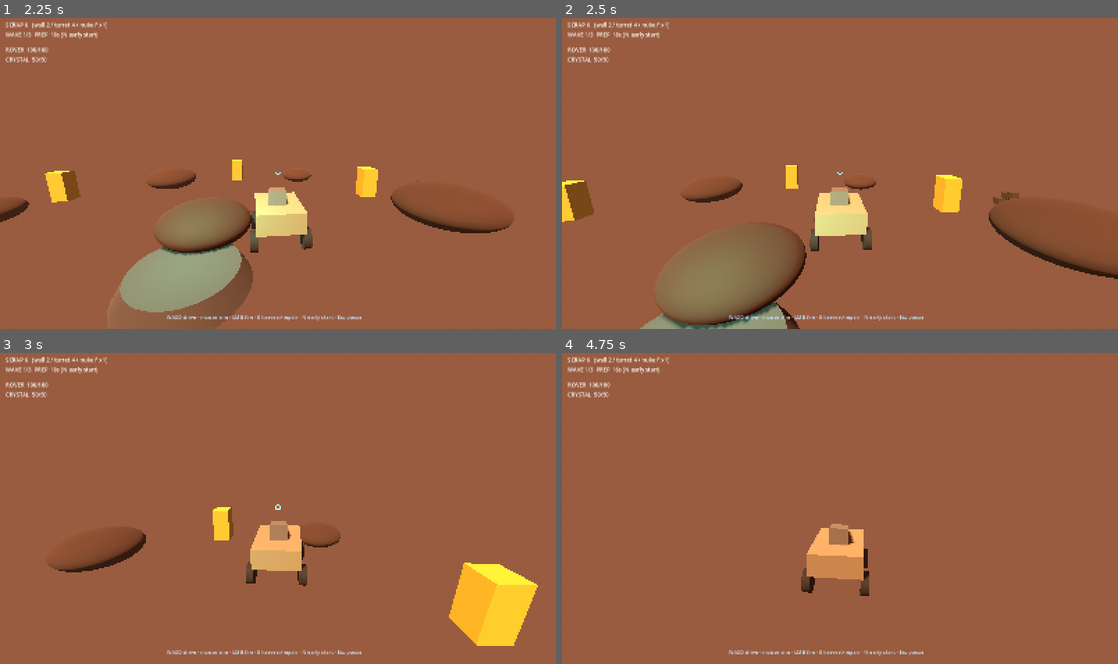
Above: before the commit, frames 1-4 (two rows, left to right).
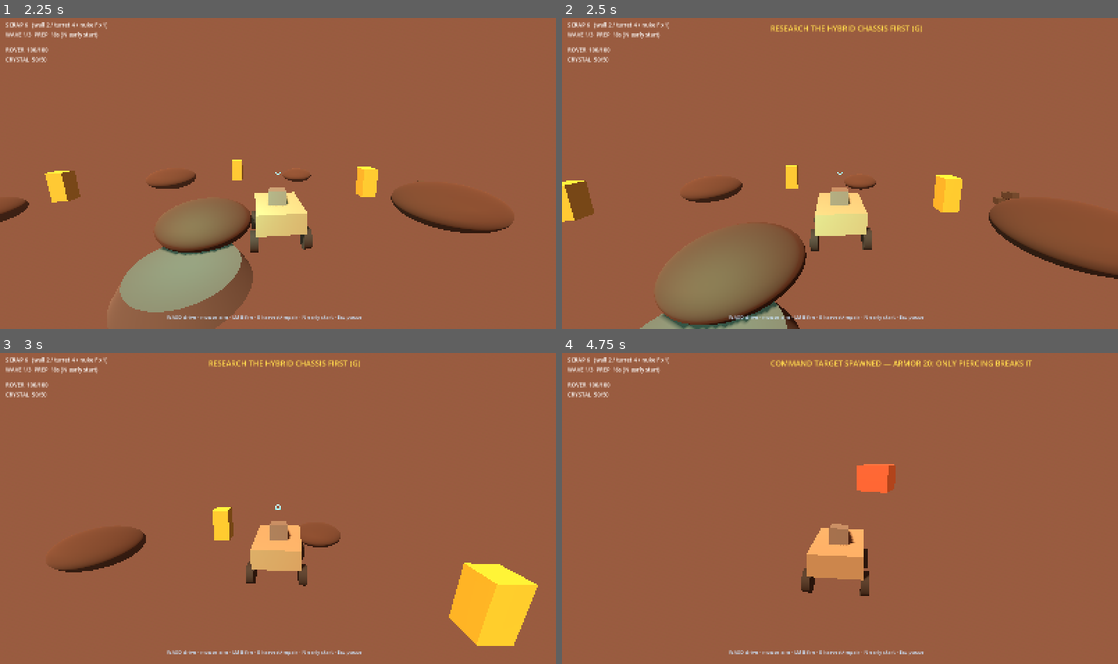
Above: after the commit, the same moments.

Repository: Sumane/chronolith-game
Game: Godot game, scene res://scenes/v1/entry.tscn
The game is run twice, just before and just after one commit, with the same random seed, the same clock (stepped at 60 frames per second) and the same inputs. This scene is started directly instead of the project's main scene.
Inputs (mouse positions are in pixels of both pictures, inside the frame that each line leads up to):
- Up to frame 1 (2.25 s): tap Enter at 0.5 s; move the mouse to (305, 170) at 0.52 s; hold Space (fire) 0.53-1.28 s; hold W (move_up) from 0.53 s (still down); click (305, 170) at 0.67 s; tap E (interact) at 0.8, 1.35 s; move the mouse to (250, 173) at 1.27 s; tap Shift (ram) at 1.55 s; move the mouse to (289, 167) at 2.02 s; hold Shift (ram) from 2.03 s (still down)
- Up to frame 2 (2.5 s): keep holding W (move_up); keep holding Shift (ram); tap T (mech_transform, bound only after the commit) at 2.3 s
- Up to frame 3 (3 s): keep holding W (move_up); move the mouse to (272, 511) at 2.77 s; release Shift (ram) at 2.78 s; tap T (mech_transform, bound only after the commit) at 2.85 s; click (272, 511) at 2.92 s
- Up to frame 4 (4.75 s): keep holding W (move_up); tap 5 at 3.05, 3.6 s; move the mouse to (878, 511) at 3.52 s; tap 6 at 3.8, 4.35 s; tap B (debug_golem, bound only after the commit) at 4.15 s; move the mouse to (795, 505) at 4.27 s; tap 7 at 4.55 s

Frame 1 is identical in both runs. In frame 2, 0.3% of the frame differs, in the area x 37-65%, y 2-5%; in frame 3, 0.3%; in frame 4, 1.2%, in the area x 37-85%, y 2-46%.

Commit message:
M5: mech research/build/transform + Golem command target
- MechData: 250hp/armor3/speed6.5/gun 40 pierce/cam 5.0 (T key, 8 scrap)
- Golem: 300hp armor20 (flat blocked, pierce bypasses), advances on
  crystal, attacks buildings, rover melee via parent fallback (B key)
- research tree: 7th node mech (3 engrams, req r2); keys 1-9 in UI
- probe m5: 13/13 (payoff + both routes + body reset/knowledge persist)
- progression: MECH mirror const; gate searches all attempts (mech
  persists across attempts); 10/10

Diff:
--- /dev/null
+++ b/combat/golem.gd
@@ -0,0 +1,105 @@
+class_name Golem
+extends CharacterBody3D
+## M5 command target: a siege tank that always advances on the crystal,
+## whatever else is on the field. 300 hp, armor 20 (flat — only piercing
+## damage gets through: the mech gun). Rover rams (30 pierce) chip 10 each
+## but the rover cannot survive the exchange; base enemies keep attacking
+## while the mech fights it (it ignores the rover unless they cross paths).
+
+const HP := 300
+const ARMOR := 20
+const SPEED := 1.2
+const CRYSHP_RANGE := 2.8
+const MELEE_RANGE := 2.8
+const ROVER_RANGE := 2.2
+const MELEE := 40
+const MELEE_CD := 1.5
+
+var hp := HP
+var goal: Node3D = null
+var _rover: Node3D = null
+var _cd := 0.0
+var _dead := false
+
+signal died(golem: Golem)
+signal golem_event(g: Golem, kind: String)  # blocked | counter
+
+func _ready() -> void:
+	add_to_group("enemy")
+	add_to_group("damageable")
+	var col := CollisionShape3D.new()
+	var cap := CapsuleShape3D.new()
+	cap.radius = 1.0
+	cap.height = 2.6
+	col.shape = cap
+	col.position = Vector3(0, 1.1, 0)
+	add_child(col)
+	# Visual: replaceable blockout (docs/asset-conventions.md)
+	var vis := Node3D.new()
+	vis.name = "Visual"
+	var body := BoxMesh.new()
+	body.size = Vector3(2.2, 1.8, 2.4)
+	var mi := MeshInstance3D.new()
+	mi.mesh = body
+	var m := StandardMaterial3D.new()
+	m.albedo_color = Color(0.45, 0.16, 0.14)
+	m.roughness = 0.7
+	m.emission_enabled = true
+	m.emission = Color(1.0, 0.35, 0.1)
+	m.emission_energy_multiplier = 0.7
+	mi.material_override = m
+	mi.position = Vector3(0, 1.3, 0)
+	vis.add_child(mi)
+	add_child(vis)
+
+func _physics_process(delta: float) -> void:
+	if _dead:
+		return
+	_cd = maxf(0.0, _cd - delta)
+	var p := global_position
+	if goal != null and is_instance_valid(goal):
+		var d := (goal.global_position + Vector3(0, 0.6, 0)) - p
+		d.y = 0.0
+		if d.length() > CRYSHP_RANGE:
+			velocity = d.normalized() * SPEED
+			look_at(p + d.normalized(), Vector3.UP)
+		elif _cd <= 0.0:
+			goal.call("damage", MELEE)
+			_cd = MELEE_CD
+			golem_event.emit(self, "hit")
+		else:
+			velocity = Vector3.ZERO
+	else:
+		velocity = Vector3.ZERO
+	# buildings in the way
+	for b in get_tree().get_nodes_in_group("building"):
+		if b is BuildingBase and is_instance_valid(b) \
+				and global_position.distance_to(b.global_position) < MELEE_RANGE and _cd <= 0.0:
+			b.call("damage", MELEE)
+			_cd = MELEE_CD
+	# the rover, if it gets close (the Rover body has no damage(); its parent
+	# rig owns hp — same gap the grunt's has_method guard hides)
+	if _rover != null and is_instance_valid(_rover) \
+			and global_position.distance_to(_rover.global_position) < ROVER_RANGE and _cd <= 0.0:
+		var t: Node = _rover
+		if not t.has_method("damage") and t.get_parent() != null:
+			t = t.get_parent()
+		if t.has_method("damage"):
+			t.call("damage", MELEE)
+			_cd = MELEE_CD
+	move_and_slide()
+
+func damage(n: int, piercing: bool = false) -> void:
+	if _dead:
+		return
+	if not piercing:
+		var left := maxi(0, n - ARMOR)
+		if left == 0:
+			golem_event.emit(self, "blocked")
+			return
+		n = left
+	hp = maxi(0, hp - n)
+	if hp <= 0:
+		_dead = true
+		died.emit(self)
+		queue_free()
--- a/docs/progression-traces.json
+++ b/docs/progression-traces.json
@@ -505,7 +505,7 @@
 			"threshold_at_block": 45
 		}
 	],
-	"catalog_total_cost": 9,
+	"catalog_total_cost": 12,
 	"earliest_win_by_nukes": {
 		"0": 5,
 		"1": 5,
@@ -603,20 +603,15 @@
 		{
 			"attempt": 3,
 			"result": {
-				"balance_end": 12,
+				"balance_end": 15,
 				"blocked_wave": 14,
 				"cleared": 13,
 				"earned_end": 27,
 				"mech_built": true,
 				"nukes_used": {},
-				"purchases": [
-					{
-						"id": "mech",
-						"wave_after": 1
-					}
-				],
+				"purchases": [],
 				"scrap_end": 76,
-				"spent_end": 15,
+				"spent_end": 12,
 				"won": false
 			},
 			"start_earned": 14
@@ -624,20 +619,15 @@
 		{
 			"attempt": 4,
 			"result": {
-				"balance_end": 26,
+				"balance_end": 32,
 				"blocked_wave": 18,
 				"cleared": 17,
 				"earned_end": 44,
 				"mech_built": true,
 				"nukes_used": {},
-				"purchases": [
-					{
-						"id": "mech",
-						"wave_after": 0
-					}
-				],
+				"purchases": [],
 				"scrap_end": 100,
-				"spent_end": 18,
+				"spent_end": 12,
 				"won": false
 			},
 			"start_earned": 27
@@ -645,20 +635,15 @@
 		{
 			"attempt": 5,
 			"result": {
-				"balance_end": 43,
+				"balance_end": 52,
 				"blocked_wave": -1,
 				"cleared": 20,
 				"earned_end": 64,
 				"mech_built": true,
 				"nukes_used": {},
-				"purchases": [
-					{
-						"id": "mech",
-						"wave_after": 0
-					}
-				],
+				"purchases": [],
 				"scrap_end": 118,
-				"spent_end": 21,
+				"spent_end": 12,
 				"won": true
 			},
 			"start_earned": 44
--- a/knowledge/research_tree.gd
+++ b/knowledge/research_tree.gd
@@ -28,6 +28,10 @@
 		"name": "Ion Coils", "line": "ROVER", "cost": 2, "req": ["r1"],
 		"effect": {"rover_speed": 1.5}, "desc": "Rover speed +1.5 m/s",
 	},
+	"mech": {
+		"name": "Hybrid Chassis", "line": "MECH", "cost": 3, "req": ["r2"],
+		"effect": {"mech_unlock": 1}, "desc": "Unlocks the Hybrid Mech (T: build, 8 scrap)",
+	},
 }
 
-const ORDER := ["t1", "t2", "f1", "f2", "r1", "r2"]
+const ORDER := ["t1", "t2", "f1", "f2", "r1", "r2", "mech"]
--- /dev/null
+++ b/mechanic/mech_data.gd
@@ -0,0 +1,12 @@
+class_name MechData
+extends RefCounted
+## M5: shared Hybrid Mech parameters (game + progression model mirror).
+## Blockout stats — the real tuning pass is the M5 scenario playtest.
+
+const BUILD_COST := 8   # scrap consumed to construct (shared with model)
+const MAX_HP := 250
+const SPEED := 6.5      # slower than the rover, more presence
+const ARMOR := 3        # flat mitigation on all hits
+const GUN_DMG := 40     # heavy round, piercing (bypasses armor)
+const GUN_CD := 0.5
+const CAM_DIST := 5.0   # closer, tighter third-person framing
--- a/player/player_rig.gd
+++ b/player/player_rig.gd
@@ -7,7 +7,7 @@
 ## Gamepad: left stick move, right stick camera, A fire, Start pause.
 
 var speed := 9.0
-const CAM_DIST := 6.5
+var _cam_dist := 6.5
 const CAM_MIN := 1.4
 const FIRE_CD := 0.25
 
@@ -39,6 +39,11 @@
 var _dbg_interact := 0.0
 var _channel := 0.0
 var _channel_target: Node = null
+# M5 mech state
+var mech_mode := false
+var _body_mi: MeshInstance3D
+var _mech_mi: MeshInstance3D
+signal mech_changed(active: bool)
 
 signal hp_changed(hp: int)
 signal harvest_done(deposit: Node)
@@ -77,7 +82,7 @@
 	if _dbg_interact > 0.0:
 		_dbg_interact -= delta
 	if _fire_pressed() and can_fire and _fire_cd <= 0.0 and _aim_valid:
-		_fire_cd = FIRE_CD
+		_fire_cd = MechData.GUN_CD if mech_mode else FIRE_CD
 		fired.emit(_muzzle.global_position, _aim_pos)
 
 func _read_move_input() -> Vector2:
@@ -123,7 +128,7 @@
 func _update_camera(delta: float) -> void:
 	var target := _rover.global_position + Vector3(0, 1.3, 0)
 	var to_cam := Vector3(sin(_yaw), 0.0, cos(_yaw)) * cos(_pitch)
-	var desired := target + (to_cam * CAM_DIST) + Vector3(0, sin(_pitch), 0) * CAM_DIST
+	var desired := target + (to_cam * _cam_dist) + Vector3(0, sin(_pitch), 0) * _cam_dist
 	var space := get_world_3d().direct_space_state
 	var q := PhysicsRayQueryParameters3D.create(target, desired, -1, [_rover.get_rid()])
 	var hit: Dictionary = space.intersect_ray(q)
@@ -168,6 +173,8 @@
 func damage(n: int) -> void:
 	if hp <= 0:
 		return
+	if mech_mode:
+		n = maxi(0, n - MechData.ARMOR)
 	hp = maxi(0, hp - n)
 	hp_changed.emit(hp)
 
@@ -207,6 +214,41 @@
 	hp = max_hp
 	speed += float(efs.get("rover_speed", 0.0))
 
+# ------------------------------------------------------------- M5 mech ------
+
+func cam_dist() -> float:
+	return _cam_dist
+
+func transform_to_mech() -> void:
+	if mech_mode:
+		return
+	mech_mode = true
+	max_hp = MechData.MAX_HP
+	hp = max_hp
+	speed = MechData.SPEED
+	_cam_dist = MechData.CAM_DIST
+	if _body_mi != null:
+		_body_mi.visible = false
+	if _mech_mi != null:
+		_mech_mi.visible = true
+	mech_changed.emit(true)
+
+## GDD reset rule: the mech body resets to the starter rover on a new attempt;
+## blueprint knowledge remains. apply_research() then re-applies rover stats.
+func demolish_mech() -> void:
+	if not mech_mode:
+		return
+	mech_mode = false
+	max_hp = 100
+	hp = 100
+	speed = 9.0
+	_cam_dist = 6.5
+	if _body_mi != null:
+		_body_mi.visible = true
+	if _mech_mi != null:
+		_mech_mi.visible = false
+	mech_changed.emit(false)
+
 func aim_point() -> Vector3:
 	return _aim_pos
 
@@ -290,7 +332,18 @@
 	body_mi.mesh = body_mesh
 	body_mi.material_override = _mat(Color(0.72, 0.62, 0.45))
 	body_mi.position = Vector3(0, 0.35, 0)
+	_body_mi = body_mi
 	_chassis.add_child(body_mi)
+	# M5 mech blockout (hidden until transform): bigger, emissive core
+	var mech_mesh := BoxMesh.new()
+	mech_mesh.size = Vector3(2.4, 1.4, 2.8)
+	var mech_mi := MeshInstance3D.new()
+	mech_mi.mesh = mech_mesh
+	mech_mi.material_override = _mat(Color(0.35, 0.45, 0.5), Color(0.3, 0.9, 1.0), 0.6)
+	mech_mi.position = Vector3(0, 0.55, 0)
+	mech_mi.visible = false
+	_mech_mi = mech_mi
+	_chassis.add_child(mech_mi)
 	_turret = Node3D.new()
 	_turret.name = "Turret"
 	_turret.position = Vector3(0, 0.85, -0.2)
--- a/scenes/v1/entry.gd
+++ b/scenes/v1/entry.gd
@@ -137,6 +137,10 @@
 			_set_banner("RAM! (-%d rover hp)" % PlayerRig.RAM_COST)
 	elif event.is_action_pressed("nuke"):
 		_fire_nuke()
+	elif event.is_action_pressed("mech_transform"):
+		_try_transform_mech()
+	elif event.is_action_pressed("debug_golem"):
+		_spawn_golem()
 	elif event.is_action_pressed("restart_attempt"):
 		get_tree().reload_current_scene()
 	elif event is InputEventMouseButton and event.pressed and event.button_index == MOUSE_BUTTON_LEFT and build.active:
@@ -162,6 +166,8 @@
 	_add_key("research_toggle", KEY_G)
 	_add_key("ram", KEY_SHIFT)
 	_add_key("nuke", KEY_F)
+	_add_key("mech_transform", KEY_T)
+	_add_key("debug_golem", KEY_B)
 
 func _add_key(action: String, keycode: Key) -> void:
 	if InputMap.has_action(action):
@@ -174,7 +180,10 @@
 # ------------------------------------------------------------- callbacks -----
 
 func _on_fired(from: Vector3, to: Vector3) -> void:
-	combat.fire(from, to, [rig.rover_rid()])
+	if rig.mech_mode:
+		combat.fire(from, to, [rig.rover_rid()], MechData.GUN_DMG, true)
+	else:
+		combat.fire(from, to, [rig.rover_rid()])
 
 func _on_rover_hp(hp: int) -> void:
 	_refresh_hud()
@@ -287,6 +296,42 @@
 
 func debug_nuke() -> void:
 	_fire_nuke()
+
+func _try_transform_mech() -> void:
+	if rig.mech_mode:
+		_set_banner("ALREADY IN THE MECH")
+		return
+	if not knowledge.researched.has("mech"):
+		_set_banner("RESEARCH THE HYBRID CHASSIS FIRST (G)")
+		return
+	if cargo < MechData.BUILD_COST:
+		_set_banner("MECH NEEDS %d SCRAP (HAVE %d)" % [MechData.BUILD_COST, cargo])
+		return
+	spend(MechData.BUILD_COST)
+	rig.transform_to_mech()
+	_set_banner("HYBRID MECH ONLINE — HEAVY PIERCING GUN (T: no de-transform in M5)")
+	_refresh_hud()
+
+func _spawn_golem() -> void:
+	if not flow.running:
+		return
+	var rover = rig.get_node("Rover")
+	var g: Golem = load("res://combat/golem.gd").new()
+	var p: Vector3 = rover.global_position + Vector3(0, 0.5, -10.0)
+	if arena != null and arena.has_method("height_at"):
+		p.y = arena.height_at(p.x, p.z) + 0.5
+	g.position = p
+	g.goal = arena.crystal
+	g._rover = rover
+	g.golem_event.connect(_on_golem_event)
+	arena.get_parent().add_child(g)
+	_set_banner("COMMAND TARGET SPAWNED — ARMOR 20: ONLY PIERCING BREAKS IT")
+
+func _on_golem_event(_g: Golem, kind: String) -> void:
+	if kind == "blocked":
+		_set_banner("GOLEM ARMOR BLOCKED THE HIT (PIERCE OR RAM)")
+	elif kind == "counter":
+		_set_banner("GOLEM TOOK PIERCING DAMAGE")
 
 func _on_warden_event(_w: Warden, kind: String) -> void:
 	var now := float(Time.get_ticks_msec())
@@ -349,7 +394,7 @@
 		state = "ENDED"
 		info = flow.last_result
 	hud.set_wave(state, director.wave, WaveDirector.WAVE_SIZES.size(), info)
-	hud.set_rover(rig.hp, rig.max_hp)
+	hud.set_rover(rig.hp, rig.max_hp, "MECH" if rig.mech_mode else "ROVER")
 	hud.set_crystal(arena.crystal.integrity, arena.crystal.max_integrity)
 	if build.active:
 		hud.set_hint("1 WALL  2 TURRET  LMB PLACE  X/Esc CANCEL  E HARVEST/REPAIR")
--- /dev/null
+++ b/tests/v1/m5_probe.gd
@@ -0,0 +1,240 @@
+extends Node
+## M5 probe: mech research -> build -> transform; the Golem command target
+## requires the mech (flat shots blocked, rams chip, the rover dies first,
+## the mech kills it); base enemies keep attacking; a new attempt returns
+## the body to the starter rover while blueprint knowledge persists.
+
+var entry
+var rig
+var director
+var crystal
+var arena
+var combat
+var _ok := 0
+var _fail := 0
+
+func _ready() -> void:
+	process_mode = Node.PROCESS_MODE_ALWAYS
+	_run()
+
+func _wait(n: int) -> void:
+	var i := 0
+	while i < n:
+		i += 1
+		await get_tree().physics_frame
+
+func check(label: String, cond: bool) -> void:
+	if cond:
+		_ok += 1
+	else:
+		_fail += 1
+	print("  [%s] %s" % ["ok" if cond else "FAIL", label])
+
+func _boot_entry() -> Node:
+	var es := ResourceLoader.load("res://scenes/v1/entry.tscn") as PackedScene
+	var e = es.instantiate()
+	add_child(e)
+	await _wait(40)
+	return e
+
+func _ground(x: float, z: float) -> float:
+	return arena.height_at(x, z) + 0.3
+
+func _kill_enemies() -> void:
+	for _r in 24:
+		var es: Array = get_tree().get_nodes_in_group("enemy")
+		if es.is_empty():
+			return
+		var rover_pos: Vector3 = rig.get_node("Rover").global_position
+		for e in es:
+			var p: Vector3 = (e as Node3D).global_position + Vector3(0, 0.6, 0)
+			combat.fire(rover_pos, p, [rig.rover_rid()])
+			combat.fire(rover_pos, p, [rig.rover_rid()])
+		await get_tree().physics_frame
+	for e in get_tree().get_nodes_in_group("enemy"):
+		if e is Warden:
+			e.damage(999, true)
+		else:
+			e.damage(99)
+
+func _clear_wave(e: Node, w: int) -> void:
+	e.get_node("WaveDirector").call("debug_instant_wave", w)
+	await _wait(20)
+	await _kill_enemies()
+	await _wait(40)
+
+func _run() -> void:
+	for pth in ["chronolith_v1_profile.json", "chronolith_v1_profile.json.bak", "chronolith_v1_profile.json.tmp"]:
+		var gp := ProjectSettings.globalize_path("user://" + pth)
+		if FileAccess.file_exists(gp):
+			DirAccess.remove_absolute(gp)
+
+	# ---- attempt 1: defence-heavy route (1 turret + 1 wall = full cargo) ----
+	entry = await _boot_entry()
+	rig = entry.get_node("PlayerRig")
+	director = entry.get_node("WaveDirector")
+	arena = entry.get_node("Arena")
+	crystal = arena.crystal
+	combat = entry.get_node("Combat")
+	var rover = rig.get_node("Rover")
+
+	entry.build.start_build("turret")
+	rig.debug_set_aim(Vector3(5.5, arena.height_at(5.5, 3.5) + 0.3, 3.5))
+	var res1: Dictionary = entry.build.commit()
+	entry.build.start_build("wall")
+	rig.debug_set_aim(Vector3(3.5, arena.height_at(3.5, 5.5) + 0.3, 5.5))
+	var res2: Dictionary = entry.build.commit()
+	check("attempt 1: turret + wall built (full cargo), ledger fresh",
+		bool(res1.get("ok", false)) and bool(res2.get("ok", false)) and entry.cargo == 0)
+	entry.build.cancel()
+	await _clear_wave(entry, 1)
+	await _clear_wave(entry, 2)
+	await _clear_wave(entry, 3)
+	check("attempt 1: 3 engrams earned", entry.knowledge.earned_total == 3)
+	# unpause only: re-arming flow.running would make the next save resurrect
+	# a mid-attempt checkpoint (attempt {wave: 3}) in the profile
+	get_tree().paused = false
+	var p1: Dictionary = entry.knowledge.research("r1")
+	var p2: Dictionary = entry.knowledge.research("r2")
+	entry._save_profile()  # UI purchases save themselves; direct ledger calls must save explicitly
+	check("attempt 1: r1+r2 researched, balance 0",
+		bool(p1.get("ok", false)) and bool(p2.get("ok", false))
+		and entry.knowledge.balance() == 0)
+	entry.queue_free()
+	await _wait(20)
+
+	# ---- attempt 2: same profile, mech route ----
+	entry = await _boot_entry()
+	rig = entry.get_node("PlayerRig")
+	director = entry.get_node("WaveDirector")
+	arena = entry.get_node("Arena")
+	crystal = arena.crystal
+	combat = entry.get_node("Combat")
+	rover = rig.get_node("Rover")
+	director.prep_left = WaveDirector.PREP_TIME
+	await _clear_wave(entry, 1)
+	await _clear_wave(entry, 2)
+	# two harvest cycles (M2-proven pose)
+	rig.debug_set_pos(Vector3(7.2, _ground(7.2, 4.0), 4.0))
+	await _wait(5)
+	rig.debug_interact(0.9)
+	await _wait(80)
+	rig.debug_interact(0.9)
+	await _wait(80)
+	check("attempt 2: 2 engrams + 2 scrap (cargo 8)",
+		entry.knowledge.balance() == 2 and entry.cargo == 8)
+	await _clear_wave(entry, 3)
+	check("attempt 3-wave win reached, balance 3", entry.knowledge.balance() == 3)
+	get_tree().paused = false  # unpause only — see attempt 1 note
+	var pm: Dictionary = entry.knowledge.research("mech")
+	entry._save_profile()
+	check("attempt 2: mech researched (balance 3 -> 0)",
+		bool(pm.get("ok", false)) and entry.knowledge.balance() == 0)
+	entry._try_transform_mech()
+	check("transform: mech_mode, 250 hp, speed 6.5, cam 5.0, cargo spent",
+		rig.mech_mode and rig.max_hp == MechData.MAX_HP and absf(rig.speed - MechData.SPEED) < 0.01
+		and rig.cam_dist() == MechData.CAM_DIST and entry.cargo == 0)
+
+	# ---- Golem command target fight ----
+	rig.debug_set_pos(Vector3(4.2, _ground(4.2, -6.0), -6.0))
+	await _wait(5)
+	var g: Golem = load("res://combat/golem.gd").new()
+	g.position = Vector3(7.2, _ground(7.2, -6.0), -6.0)
+	g.goal = crystal
+	g._rover = rover
+	var blocked := [false]
+	g.golem_event.connect(func(_g: Golem, k: String) -> void:
+		if k == "blocked":
+			blocked[0] = true)
+	var died := [false]
+	g.died.connect(func(_g: Golem) -> void: died[0] = true)
+	entry.get_node("Arena").get_parent().add_child(g)
+	await _wait(15)
+	var aim: Vector3 = g.global_position + Vector3(0, 1.0, 0)
+	combat.fire(rover.global_position, aim, [rover.get_rid()])
+	await _wait(3)
+	check("golem: flat fire fully blocked (armor 20)", g.hp == Golem.HP and blocked[0])
+	# ram chip: flat 30 vs armor 20 = 10. The aim is camera-owned (M4 lesson),
+	# so it must be re-set in the same frame as each ram call.
+	var rams := 0
+	var tries := 0
+	var cpos: Vector3 = crystal.global_position  # cached: the golem kills the crystal mid-loop
+	while rig.hp > PlayerRig.RAM_COST and is_instance_valid(g) and g.hp > 0 and tries < 12:
+		tries += 1
+		if is_instance_valid(g):
+			# keep 3.0 m behind the golem on its approach line: always in ram
+			# range, never in its 2.2 m melee range
+			var gp: Vector3 = g.global_position
+			var to_c: Vector3 = cpos - gp
+			if to_c.length() > 0.1:
+				rig.debug_set_pos(gp - to_c.normalized() * 3.0 + Vector3(0, 0.3, 0))
+			await _wait(2)
+			rig.debug_set_aim(gp + Vector3(0, 1.0, 0))
+		var rr: bool = rig.ram()
+		if rr:
+			rams += 1
+		await _wait(190)
+	check("golem: rams chip exactly 10 each; the body cannot finish it",
+		rams >= 3 and is_instance_valid(g) and g.hp == Golem.HP - rams * 10 and g.hp > 150)
+	# the mech kills it: 40 pierce - 20 armor = 20 / shot
+	var shots := 0
+	while is_instance_valid(g) and g.hp > 0 and shots < 40:
+		if is_instance_valid(g):
+			aim = g.global_position + Vector3(0, 1.0, 0)
+			combat.fire(rover.global_position, aim, [rover.get_rid()], MechData.GUN_DMG, true)
+		shots += 1
+		await _wait(2)
+	check("golem: mech gun kills it in %d shots (armor bypassed)" % shots,
+		died[0] and not is_instance_valid(g) and shots <= 16)
+	# base enemies keep attacking during the mech fight
+	var grunts := []
+	for i in 3:
+		var gr: Grunt = load("res://combat/enemy.gd").new()
+		gr.position = Vector3(10.0, _ground(10.0, 6.0), 6.0 + i)
+		gr.goal = crystal
+		gr.arena = arena
+		gr._rover = rover
+		entry.get_node("Arena").get_parent().add_child(gr)
+		grunts.append(gr)
+	await _wait(15)
+	var before: Vector3 = grunts[0].global_position
+	await _wait(90)
+	var moved: Vector3 = grunts[0].global_position
+	check("base enemies keep attacking while the mech fights",
+		moved.distance_to(before) > 1.0 and moved.distance_to(crystal.global_position) < before.distance_to(crystal.global_position))
+	for gr in grunts:
+		if is_instance_valid(gr):
+			gr.queue_free()
+	entry.queue_free()
+	await _wait(20)
+
+	# ---- attempt 3: body reset, knowledge persists ----
+	get_tree().paused = false
+	entry = await _boot_entry()
+	rig = entry.get_node("PlayerRig")
+	director = entry.get_node("WaveDirector")
+	director.prep_left = WaveDirector.PREP_TIME
+	# the body resets to the starter rover, but persisted blueprint effects
+	# (r1: +50 hp, r2: +1.5 speed) re-apply on boot — knowledge outlives the body
+	var efs: Dictionary = entry.knowledge.applied()
+	check("new attempt: starter rover body, mech blueprint persists",
+		not rig.mech_mode
+		and rig.max_hp == 100 + int(efs.get("rover_hp", 0.0))
+		and absf(rig.speed - (9.0 + float(efs.get("rover_speed", 0.0)))) < 0.01
+		and rig.cam_dist() == 6.5 and entry.knowledge.researched.has("mech"))
+
+	# ---- rover-heavy route: ledger arithmetic on the real Knowledge code ----
+	var k := Knowledge.new()
+	for w in 3:
+		k.grant_wave("a1", w)
+	k.research("r1")
+	k.research("r2")
+	for w in 3:
+		k.grant_wave("a2", w)
+	var cm := k.can_research("mech")
+	check("rover-heavy route: no-build attempt 1 + 2 harvests reaches the mech",
+		bool(cm.get("ok", false)) and 6 + 2 >= MechData.BUILD_COST
+		and (6 + 2 - MechData.BUILD_COST) >= 0)
+
+	print("== M5 probe: %d ok, %d fail ==" % [_ok, _fail])
+	get_tree().quit(0 if _fail == 0 else 1)
--- /dev/null
+++ b/tests/v1/m5_probe.tscn
@@ -0,0 +1,6 @@
+[gd_scene load_steps=2 format=3]
+
+[ext_resource type="Script" path="res://tests/v1/m5_probe.gd" id="1"]
+
+[node name="M5Probe" type="Node"]
+script = ExtResource("1")
--- a/tests/v1/progression_probe.gd
+++ b/tests/v1/progression_probe.gd
@@ -84,13 +84,19 @@
 	check("respec boundary: earliest win unchanged, no negative balances",
 		respec_same and not neg_balance)
 
-	# 6 mech gate: the winning path buys + builds the mech before wave 20
+	# 6 mech gate: the winning path buys + builds the mech before wave 20.
+	# Research persists across attempts (GDD), so the purchase may sit in an
+	# earlier attempt; it only needs to exist before the final fight.
 	var win_attempt_data: Dictionary = best["attempts"][int(best["win_attempt"]) - 1]["result"]
 	var mech_trace := bool(win_attempt_data["mech_built"])
 	var mech_buy_wave := -1
-	for p in win_attempt_data["purchases"]:
-		if p["id"] == "mech":
-			mech_buy_wave = int(p["wave_after"])
+	for att in best["attempts"]:
+		if int(att["attempt"]) > int(best["win_attempt"]):
+			break
+		var ar: Dictionary = att["result"]
+		for p in ar["purchases"]:
+			if p["id"] == "mech":
+				mech_buy_wave = int(p["wave_after"])
 	check("mech gate: bought before final wave and built (param %s)" % str(ProgressionModel.MECH["name"]),
 		mech_trace and mech_buy_wave >= 0 and mech_buy_wave < ProgressionModel.CAMPAIGN_WAVES - 1)
 
--- a/ui/hud.gd
+++ b/ui/hud.gd
@@ -60,8 +60,8 @@
 func set_wave(state_name: String, wave: int, total: int, info: String) -> void:
 	wave_label.text = "WAVE %d/%d  %s  %s" % [wave, total, state_name, info]
 
-func set_rover(hp: int, max_hp: int) -> void:
-	rover_label.text = "ROVER  %d/%d" % [hp, max_hp]
+func set_rover(hp: int, max_hp: int, body_name: String = "ROVER") -> void:
+	rover_label.text = "%s  %d/%d" % [body_name, hp, max_hp]
 
 func set_crystal(hp: int, max_hp: int) -> void:
 	crystal_label.text = "CRYSTAL  %d/%d" % [hp, max_hp]
--- a/ui/research_screen.gd
+++ b/ui/research_screen.gd
@@ -96,7 +96,7 @@
 			_on_buy(ResearchTree.ORDER[idx])
 
 func _key_index(k: Key) -> int:
-	var keys: Array = [KEY_1, KEY_2, KEY_3, KEY_4, KEY_5, KEY_6]
+	var keys: Array = [KEY_1, KEY_2, KEY_3, KEY_4, KEY_5, KEY_6, KEY_7, KEY_8, KEY_9]
 	var i := 0
 	while i < keys.size():
 		if k == keys[i]:
Not shown, added: combat/golem.gd.uid
Not shown, added: mechanic/mech_data.gd.uid
Not shown, added: tests/v1/m5_probe.gd.uid
Not shown, changed: docs/progress.md
